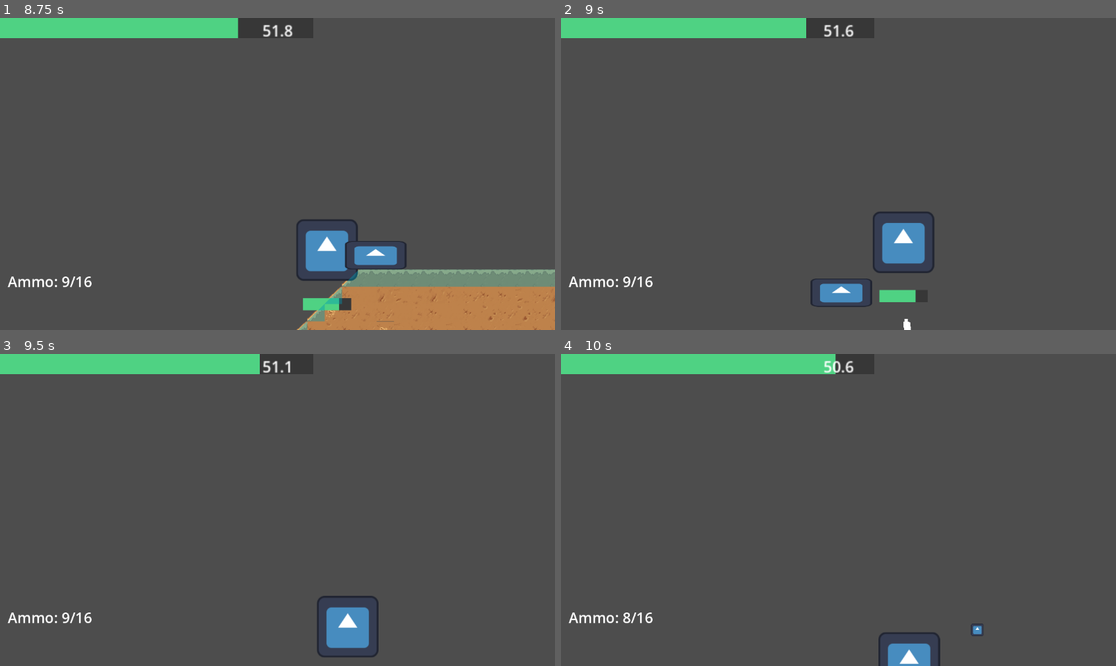
Above: before the commit, frames 1-4 (two rows, left to right).
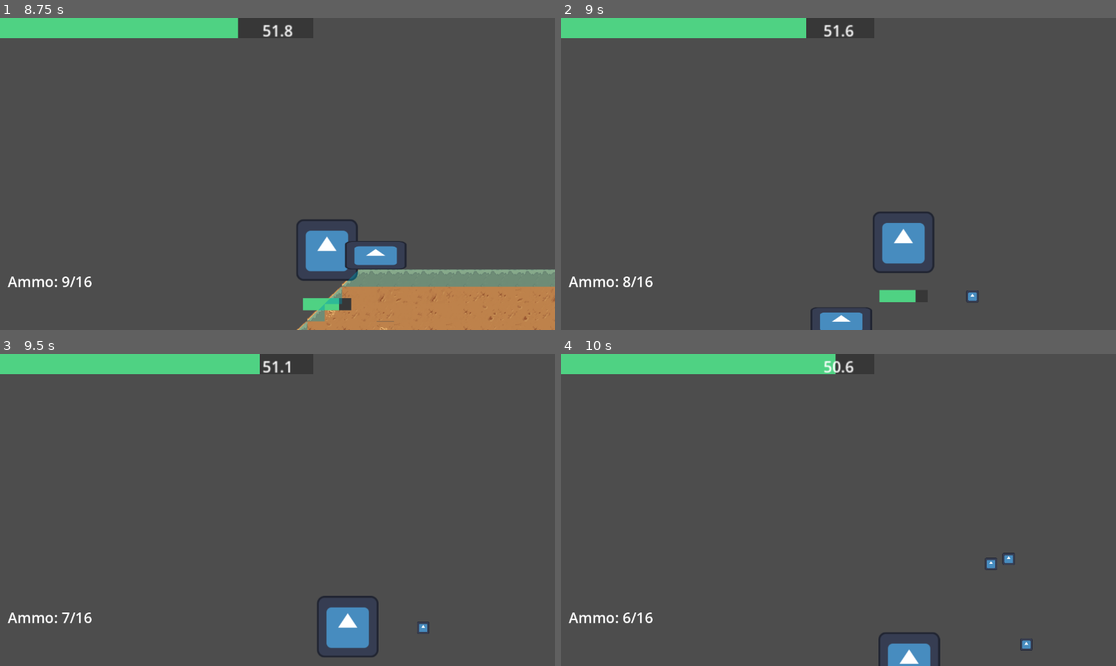
Above: after the commit, the same moments.

Repository: dzfrias/gladiator
Game: Godot game, scene res://scenes/test_scene.tscn
Two runs of this game, one before a commit and one after it. Both use one fixed random seed, a clock stepped at 60 frames per second and the inputs below. The engine's default icon, where the game draws it, is replaced by a stand-in: a white triangle on a blue panel in a dark square.
Inputs (mouse positions are in pixels of both pictures, inside the frame that each line leads up to):
- Up to frame 1 (8.75 s): click "Enter Mission" at 0.5 s; move the mouse to (399, 158) at 1.27 s; press the mouse at (399, 158) at 1.28 s; hold D (right) 1.28-2.78 s; tap Space (jump) at 1.52, 1.82, 2.27, 2.57, 3.77, 4.07, 4.52, 4.82, 5.27, 5.57, 6.77, 7.07, 7.52, 7.82, 8.27, 8.57 s; move the mouse to (166, 189) at 2.02 s; release the mouse at (166, 189) at 2.03 s; tap S (crouch) at 2.1 s; click (166, 189) at 2.3 s; move the mouse to (333, 105) at 2.77 s; press the mouse at (333, 105) at 2.78 s; hold A (left) 2.78-3.53 s; move the mouse to (249, 236) at 3.52 s; release the mouse at (249, 236) at 3.53 s; hold D (right) 3.53-5.03 s; tap E (roll) at 3.6 s; click (249, 236) at 3.8 s; move the mouse to (444, 220) at 4.27 s; hold Q (toggle_weapon) 4.28-5.03 s; click (444, 220) at 4.55 s; move the mouse to (111, 127) at 5.02 s; hold A (left) 5.03-5.78 s; click (111, 127) at 5.1 s; move the mouse to (305, 174) at 5.77 s; hold D (right) 5.78-6.53 s; hold S (crouch) 5.78-6.53 s; click (305, 174) at 6.05 s; move the mouse to (194, 96) at 6.52 s; hold A (left) 6.53-8.03 s; click (194, 96) at 6.6 s; move the mouse to (399, 158) at 7.27 s; hold E (roll) 7.28-8.03 s; click (399, 158) at 7.55 s; move the mouse to (166, 189) at 8.02 s; hold D (right) from 8.03 s (still down); tap Q (toggle_weapon) at 8.1 s; click (166, 189) at 8.3 s
- Up to frame 2 (9 s): keep holding D (right); move the mouse to (894, 105) at 8.77 s; press the mouse at (894, 105) at 8.78 s
- Up to frame 3 (9.5 s): keep holding D (right)
- Up to frame 4 (10 s): keep holding D (right); move the mouse to (810, 572) at 9.52 s; release the mouse at (810, 572) at 9.53 s; tap S (crouch) at 9.6 s; tap Space (jump) at 9.77 s; click (810, 572) at 9.8 s

Frame 1 is identical in both runs. In frame 2, 1.3% of the frame differs, in the area x 11-76%, y 82-100%; in frame 3, less than 0.1%; in frame 4, 0.2%.
Error in both runs: Invalid assignment of property or key 'position' with value of type 'Vector2' on a base object of type 'Nil'. (res://scripts/player/player.gd:67)

Commit message:
Temporarily remove melee

Diff:
--- a/scripts/player/player.gd
+++ b/scripts/player/player.gd
@@ -77,23 +77,23 @@
 		return
 	if event.is_action_pressed("fire") and _weapon:
 		var hit_enemy := false
-		if _melee_box.has_overlapping_bodies() and _can_melee:
-			for body in _melee_box.get_overlapping_bodies():
-				var took_damage = false
-				for child in body.get_children():
-					if child is Health:
-						var hit_object_health = child as Health
-						hit_object_health.take_damage(melee_damage, Vector2(_direction, 0))
-						took_damage = true
-						hit_enemy = true
-						melee_timer()
-				if body is CharacterBody2D and took_damage:
-					# Applies Knockback
-					var character_body = body as CharacterBody2D
-					character_body.velocity = Vector2(_direction * melee_knockback.x, melee_knockback.y)
-				if body is Vulture:
-					var vulture = body as Vulture
-					vulture._velocity = _direction * melee_knockback
+		#if _melee_box.has_overlapping_bodies() and _can_melee:
+			#for body in _melee_box.get_overlapping_bodies():
+				#var took_damage = false
+				#for child in body.get_children():
+					#if child is Health:
+						#var hit_object_health = child as Health
+						#hit_object_health.take_damage(melee_damage, Vector2(_direction, 0))
+						#took_damage = true
+						#hit_enemy = true
+						#melee_timer()
+				#if body is CharacterBody2D and took_damage:
+					## Applies Knockback
+					#var character_body = body as CharacterBody2D
+					#character_body.velocity = Vector2(_direction * melee_knockback.x, melee_knockback.y)
+				#if body is Vulture:
+					#var vulture = body as Vulture
+					#vulture._velocity = _direction * melee_knockback
 		if !hit_enemy:
 			_weapon.set_firing(true)
 	if event.is_action_released("fire") and _weapon:
